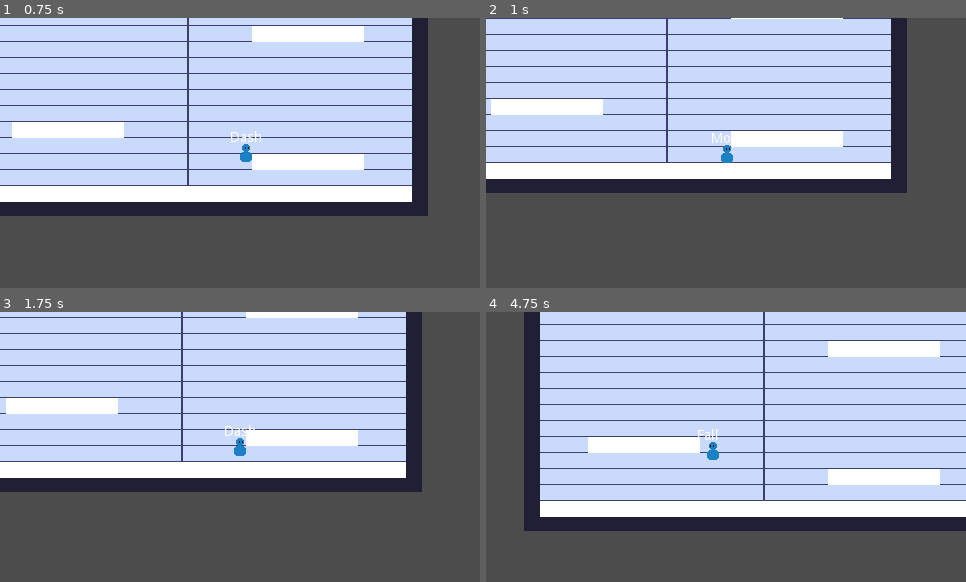
Above: before the commit, frames 1-4 (two rows, left to right).
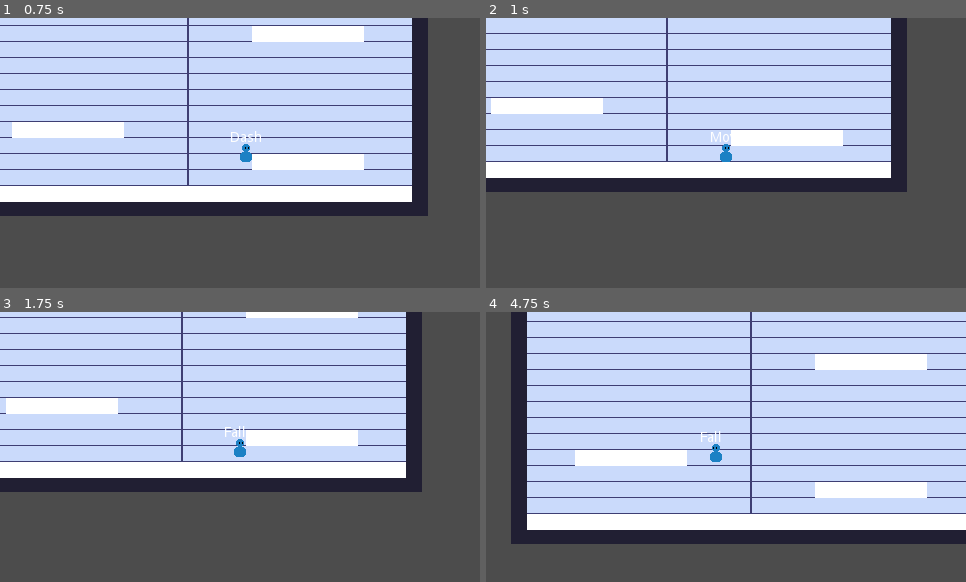
Above: after the commit, the same moments.

Repository: VuurMos/godot-3.5-platformer-character-controller
Game: Godot game, scene res://Game.tscn
Same seed, same stepped clock (60 frames per second), same inputs: the game is played once before the commit and once after it.
Inputs:
- Up to frame 1 (0.75 s): hold Right (right) from 0.53 s (still down); hold C (jump) from 0.53 s (still down); tap X (dash) at 0.6 s
- Up to frame 2 (1 s): keep holding Right (right); keep holding C (jump)
- Up to frame 3 (1.75 s): keep holding Right (right); release C (jump) at 1.28 s; tap C (jump) at 1.35, 1.52 s; tap X (dash) at 1.55 s
- Up to frame 4 (4.75 s): tap C (jump) at 1.82, 3.02, 3.32, 4.52 s; release Right (right) at 2.03 s; hold Left (left) 2.03-2.78 s; hold C (jump) 2.03-2.78 s; tap X (dash) at 2.1, 2.85, 4.35 s; hold Right (right) 2.78-4.28 s; hold C (jump) 3.53-4.28 s; hold Left (left) from 4.28 s (still down)

Frame 1 is identical in both runs. In frame 2, 6.5% of the frame differs, in the area x 0-88%, y 0-65%; in frame 3, 0.1%; in frame 4, 32%, in the area x 5-100%, y 0-86%.

Commit message:
Testing dash for improvement

Diff:
--- a/platformer-controller/player/PlatformController.tscn
+++ b/platformer-controller/player/PlatformController.tscn
@@ -44,7 +44,7 @@
 one_shot = true
 
 [node name="DashTimer" type="Timer" parent="StateTimers"]
-wait_time = 0.2
+wait_time = 0.15
 one_shot = true
 
 [node name="StateMachine" type="Node" parent="."]
--- a/platformer-controller/player/player-state-machine/player-state-machine.gd
+++ b/platformer-controller/player/player-state-machine/player-state-machine.gd
@@ -36,4 +36,3 @@
 	state = get_node(target_state_name)
 	state.enter(msg)
 	emit_signal("transitioned", state.name)
-	print(state.name)
--- a/platformer-controller/player/player-state-machine/player-states/player-state.gd
+++ b/platformer-controller/player/player-state-machine/player-states/player-state.gd
@@ -28,6 +28,7 @@
 
 func update(_delta: float) -> void:
 	player.input_direction = _get_input_direction()
+	print(player.velocity.x)
 
 
 func physics_update(_delta: float) -> void:
